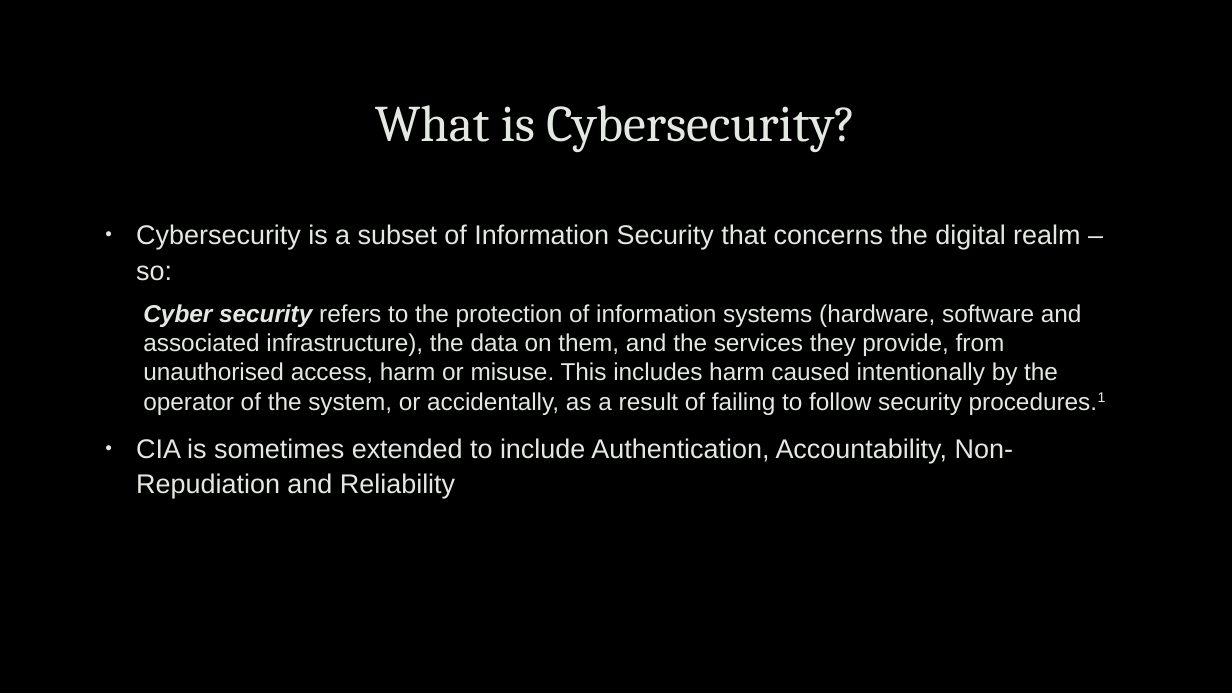
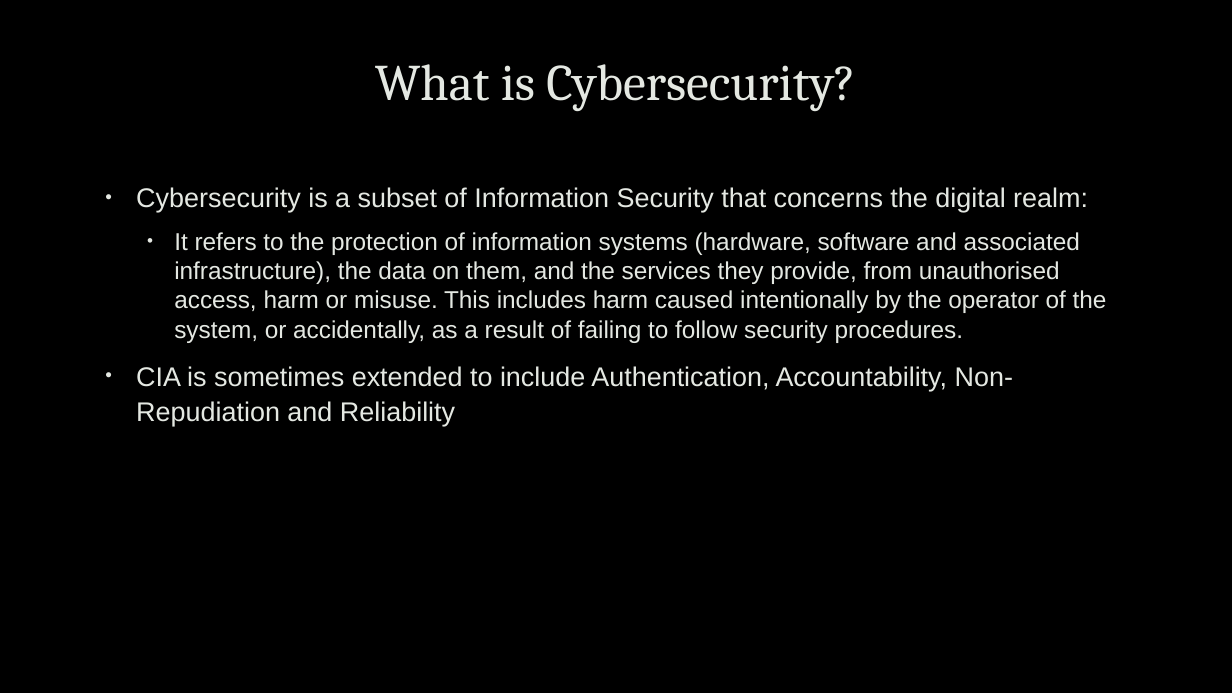
Before and after one commit to uwacyber/cits1003, a slide deck: slide 34 of cits1003-lecture_slides/CITS1003-0 Overview.pptx (slide 33 before the commit). Drawn at 1232x693 pixels with LibreOffice and Linux fonts; fonts in the diff are those of the drawing; background and template pictures are left out. Boxes give left, top, right and bottom in pixels: in the first picture for what was removed or moved away, otherwise in the second. Text is boxed around its words. In the diff, an @@ line names an element or a change of style, - is before the commit and + after.

```diff
--- a/cits1003-lecture_slides/CITS1003-0 Overview.pptx
+++ b/cits1003-lecture_slides/CITS1003-0 Overview.pptx
@@ title "What is Cybersecurity?" moved from (x1=375, y1=105, x2=856, y2=153) to (x1=375, y1=64, x2=856, y2=112) @@
@@ text "Cybersecurity is a subset of ..." moved from (x1=136, y1=224, x2=1106, y2=499) to (x1=136, y1=187, x2=1107, y2=426) @@
@@ text at (x1=136, y1=187, x2=1107, y2=343): text changed @@
-• Cybersecurity is a subset of Information Security that concerns the digital realm – so:
-  Cyber security refers to the protection of information systems (hardware, software and associated infrastructure), the data on them, and the services they provide, from unauthorised access, harm or misuse. This includes harm caused intentionally by the operator of the system, or accidentally, as a result of failing to follow security procedures.1
+• Cybersecurity is a subset of Information Security that concerns the digital realm:
+  • It refers to the protection of information systems (hardware, software and associated infrastructure), the data on them, and the services they provide, from unauthorised access, harm or misuse. This includes harm caused intentionally by the operator of the system, or accidentally, as a result of failing to follow security procedures.
```
Also in this commit, not shown: 29 other slides changed, 1 slide added, 1 slide removed.
